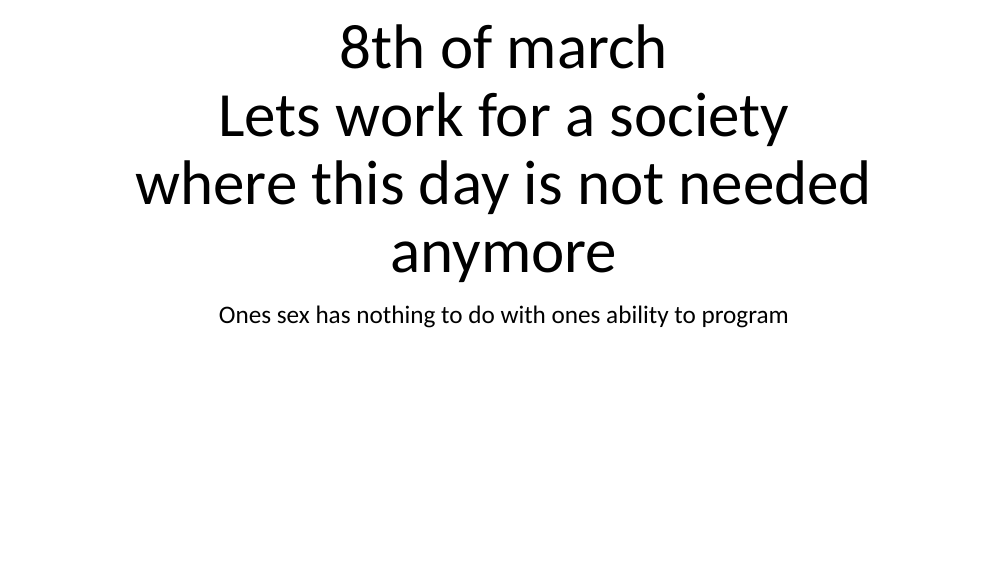
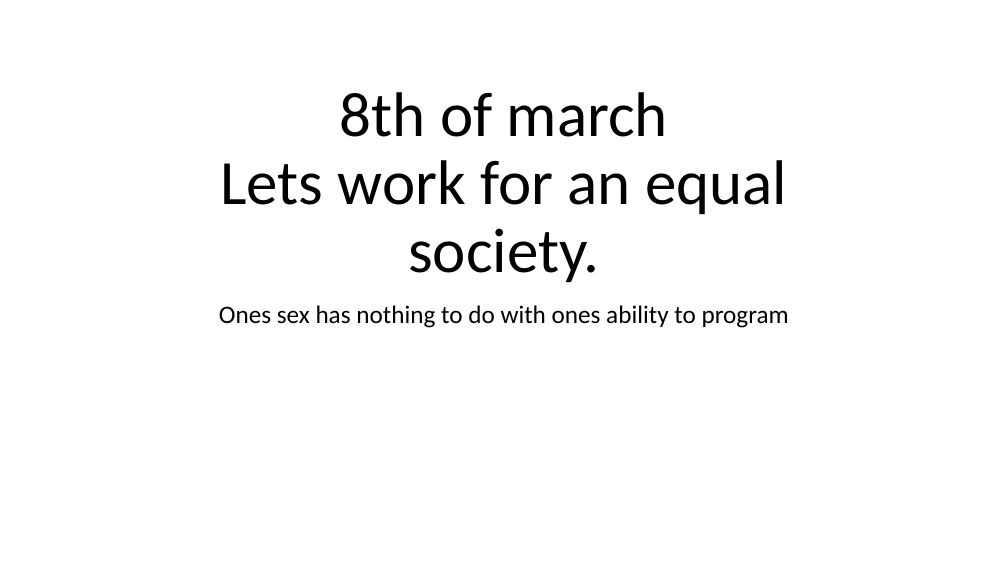
Before and after one commit to aludkiewicz/comparativefunc, a slide deck: slide 1 of presentation.pptx. Drawn at 1008x567 pixels with LibreOffice and Linux fonts; fonts in the diff are those of the drawing. Boxes give left, top, right and bottom in pixels: in the first picture for what was removed or moved away, otherwise in the second. Text is boxed around its words. In the diff, an @@ line names an element or a change of style, - is before the commit and + after.

```diff
--- a/presentation.pptx
+++ b/presentation.pptx
@@ title at (220, 92, 787, 282): text changed @@
-8th of march
-Lets work for a society where this day is not needed anymore
+8th of march
+Lets work for an equal society.
```
Also in this commit, not shown: 7 other slides changed, 4 slides added.
